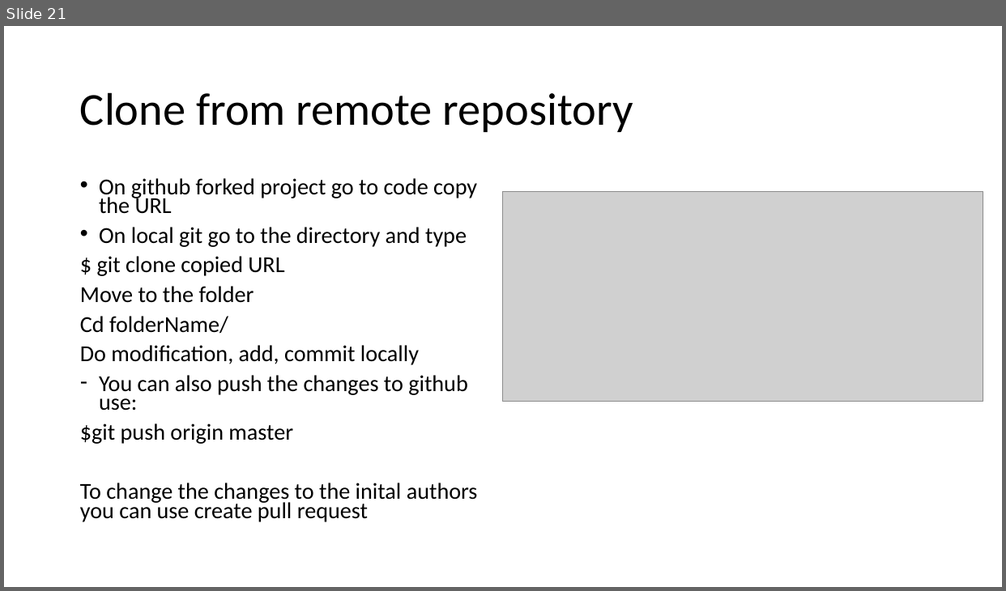
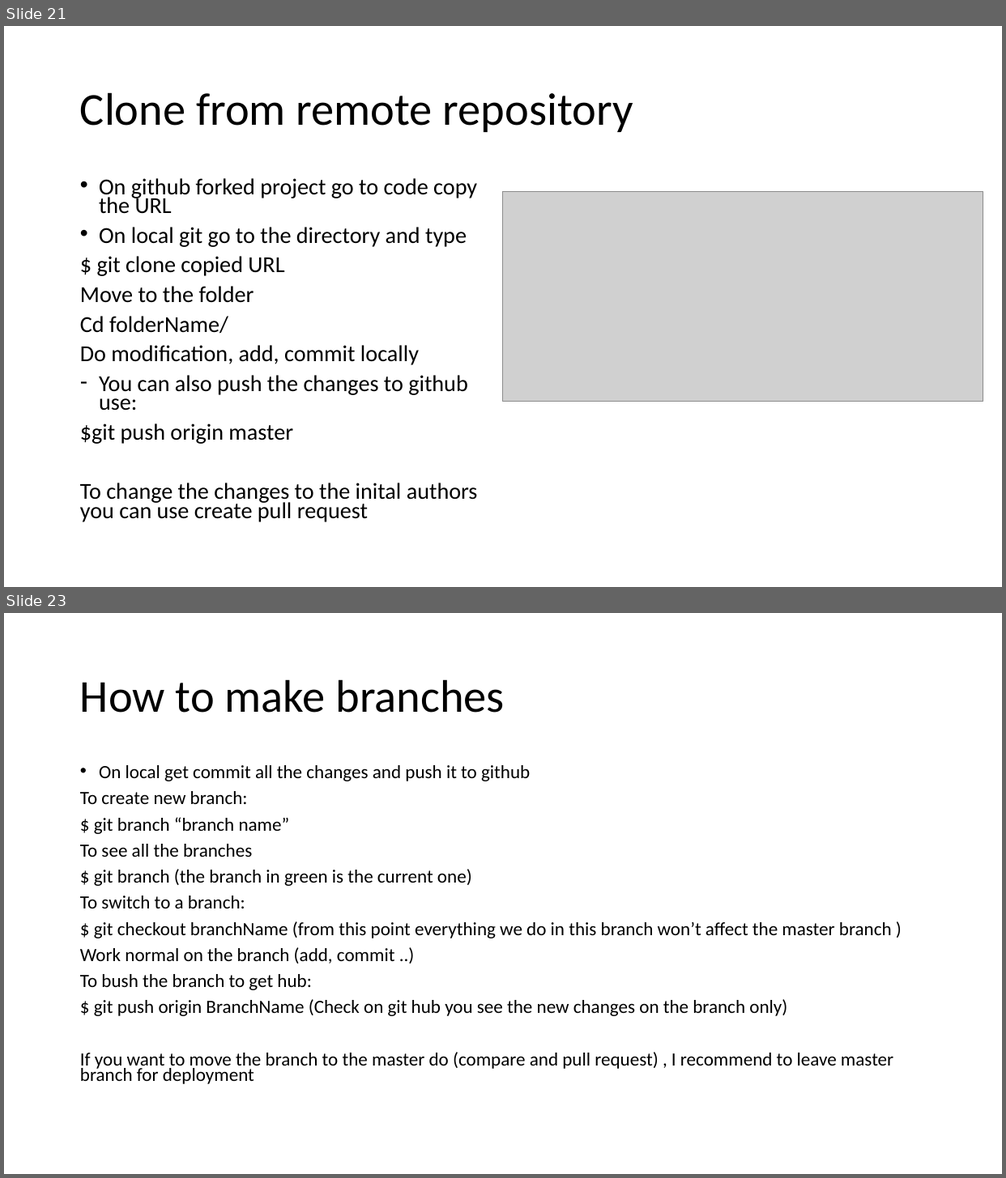
Before and after one commit to Kawthersaeedi/GitProgictTo-learn-, a slide deck: Git and Github ppt.odp. Shown one above the other, each under a label of ours: slide 21 before the commit, slides 21 and 23 after it; the slides between them are not shown. The pictures are 1006x591 and 1006x1178 pixels, drawn with LibreOffice and Linux fonts; fonts in the diff are those of the drawing; grey boxes stand for pictures. Boxes give left, top, right and bottom in pixels: in the first picture for what was removed or moved away, otherwise in the second. Text is boxed around its words. In the diff, an @@ line names an element or a change of style, - is before the commit and + after.

```diff
--- a/Git and Github ppt.odp
+++ b/Git and Github ppt.odp
@@ slide 23 added at (4, 613, 1002, 1174), background #FFFFFF @@
@@ title added at (80, 679, 505, 713), 44 pt, text #000000 @@
+How to make branches
@@ text added at (80, 765, 893, 1084), 18 pt, text #000000 @@
+• On local get commit all the changes and push it to github
+To create new branch:
+$ git branch “branch name”
+To see all the branches
+$ git branch (the branch in green is the current one)
+To switch to a branch:
+$ git checkout branchName (from this point everything we do in this branch won’t affect the master branch )
+Work normal on the branch (add, commit ..)
+To bush the branch to get hub:
+$ git push origin BranchName (Check on git hub you see the new changes on the branch only)
+If you want to move the branch to the master do (compare and pull request) , I recommend to leave master branch for deployment
```
Also in this commit, not shown: 4 other slides added.
